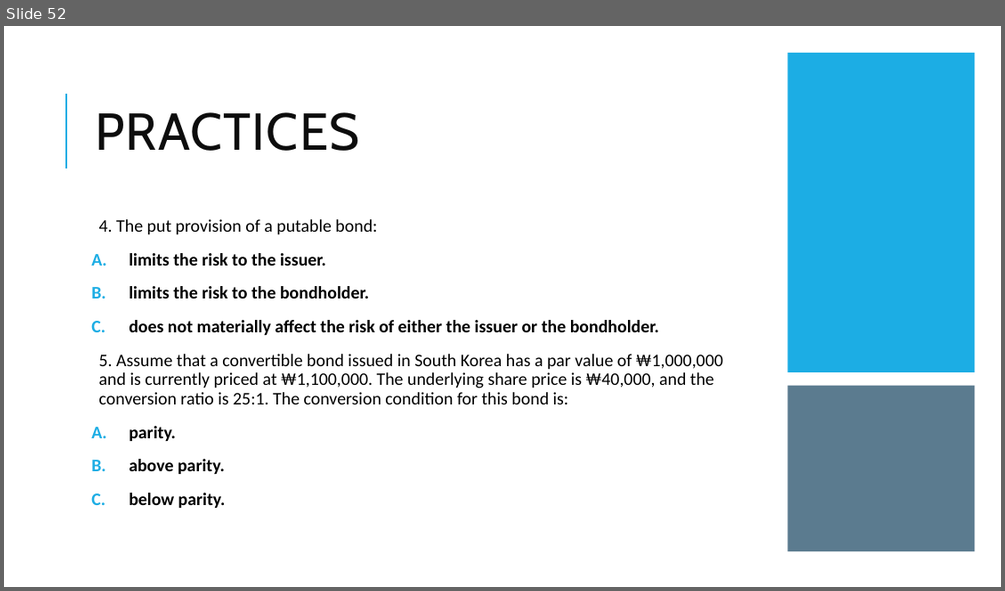
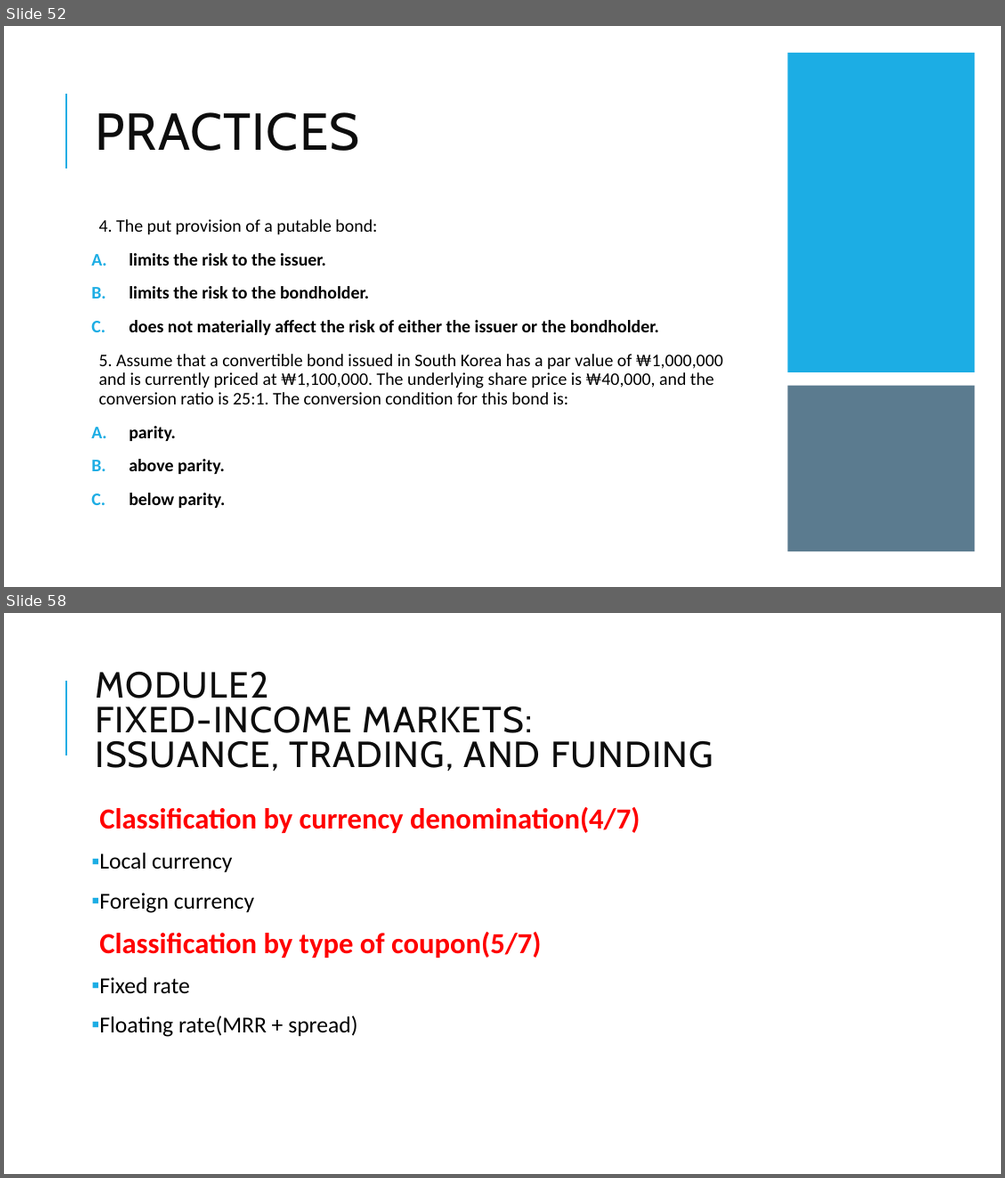
Before and after one commit to Isco0530/data, a slide deck: Fixed Income.pptx. Shown one above the other, each under a label of ours: slide 52 before the commit, slides 52 and 58 after it; the slides between them are not shown. The pictures are 1005x591 and 1005x1178 pixels, drawn with LibreOffice and Linux fonts; fonts in the diff are those of the drawing. Boxes give left, top, right and bottom in pixels: in the first picture for what was removed or moved away, otherwise in the second. Text is boxed around its words. In the diff, an @@ line names an element or a change of style, - is before the commit and + after.

```diff
--- a/Fixed Income.pptx
+++ b/Fixed Income.pptx
@@ slide 58 added at bbox=[4, 613, 1001, 1174], background #FFFFFF; not listed: 1 template element that a slide beside it also shows @@
@@ title added at bbox=[95, 672, 713, 771], 35 pt, text #0D0D0D @@
+MODULE2
+FIXED-INCOME MARKETS:
+ISSUANCE, TRADING, AND FUNDING
@@ text added at bbox=[99, 807, 639, 1037], 28 pt, text #FF0000, bold @@
+  Classification by currency denomination(4/7)
+▪ Local currency
+▪ Foreign currency
+  Classification by type of coupon(5/7)
+▪ Fixed rate
+▪ Floating rate(MRR + spread)
```
Also in this commit, not shown: 4 slides changed, 7 other slides added, 1 other file.
